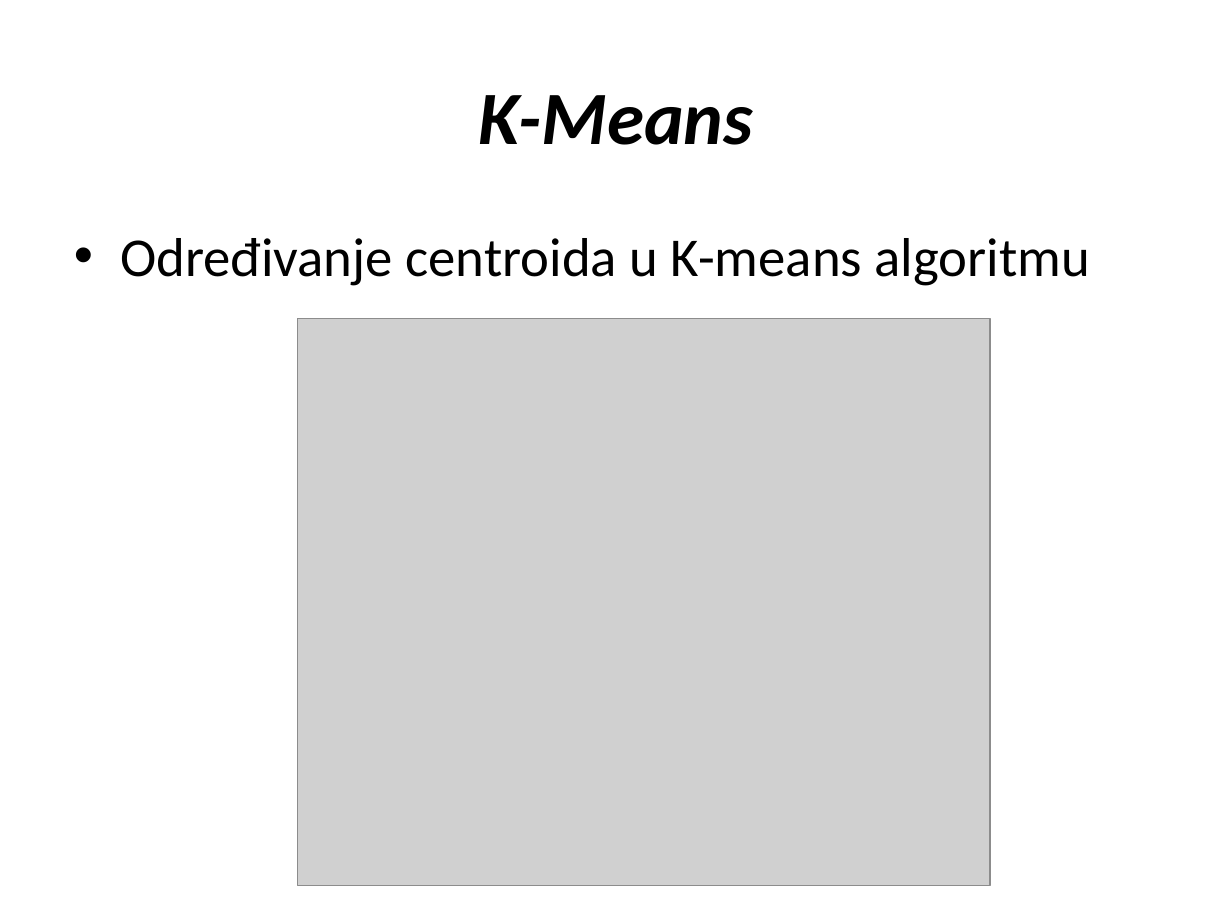
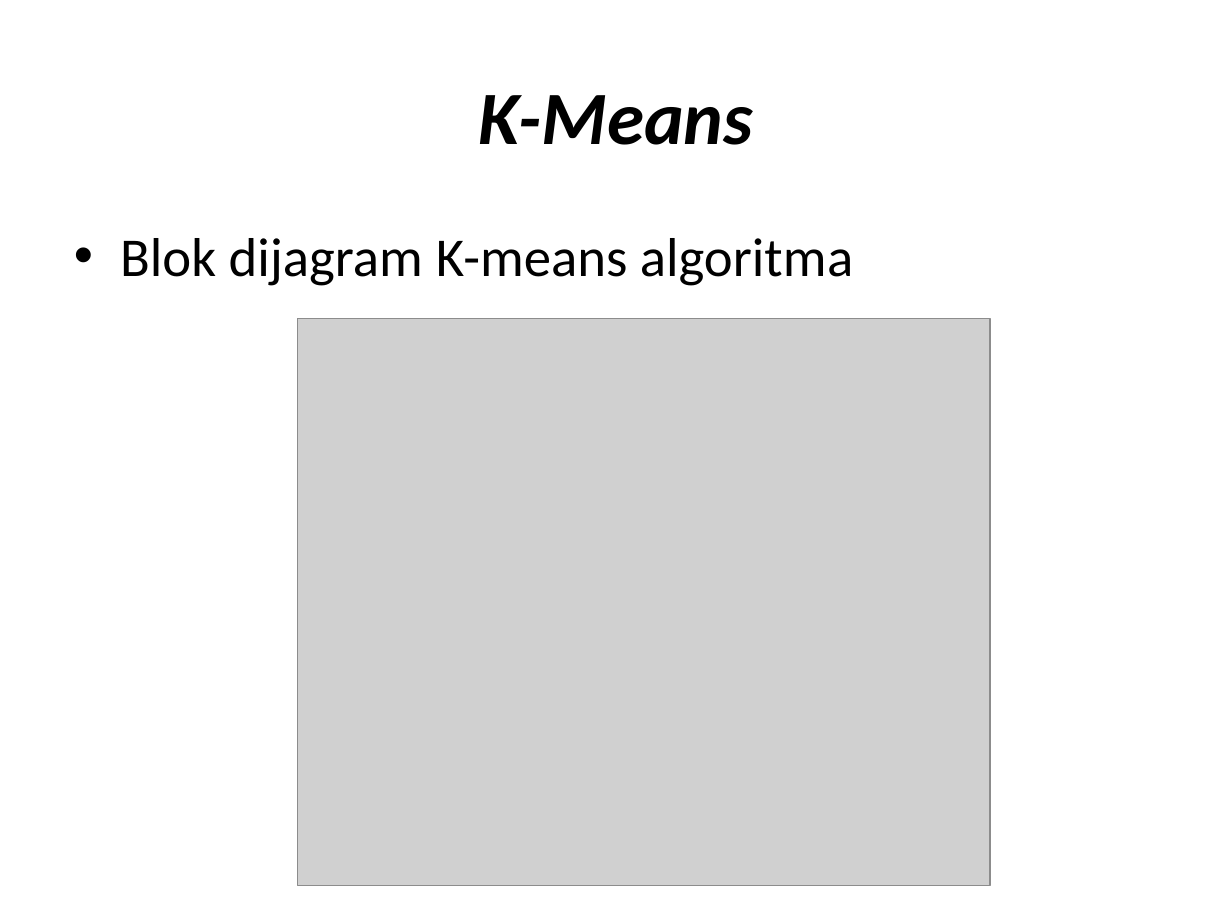
Before and after one commit to Duma91/Grupiranje_podataka_RUSU, a slide deck: slide 8 of Prezentacija/K-Means.pptx. Drawn at 1232x924 pixels with LibreOffice and Linux fonts; fonts in the diff are those of the drawing; grey boxes stand for pictures; background and template pictures are left out. Boxes give left, top, right and bottom in pixels: in the first picture for what was removed or moved away, otherwise in the second. Text is boxed around its words. In the diff, an @@ line names an element or a change of style, - is before the commit and + after.

```diff
--- a/Prezentacija/K-Means.pptx
+++ b/Prezentacija/K-Means.pptx
@@ text at [120, 238, 854, 286]: text changed @@
-• Određivanje centroida u K-means algoritmu
+• Blok dijagram K-means algoritma
```
Also in this commit, not shown: 1 other slide changed, 4 slides added, 1 slide removed.
